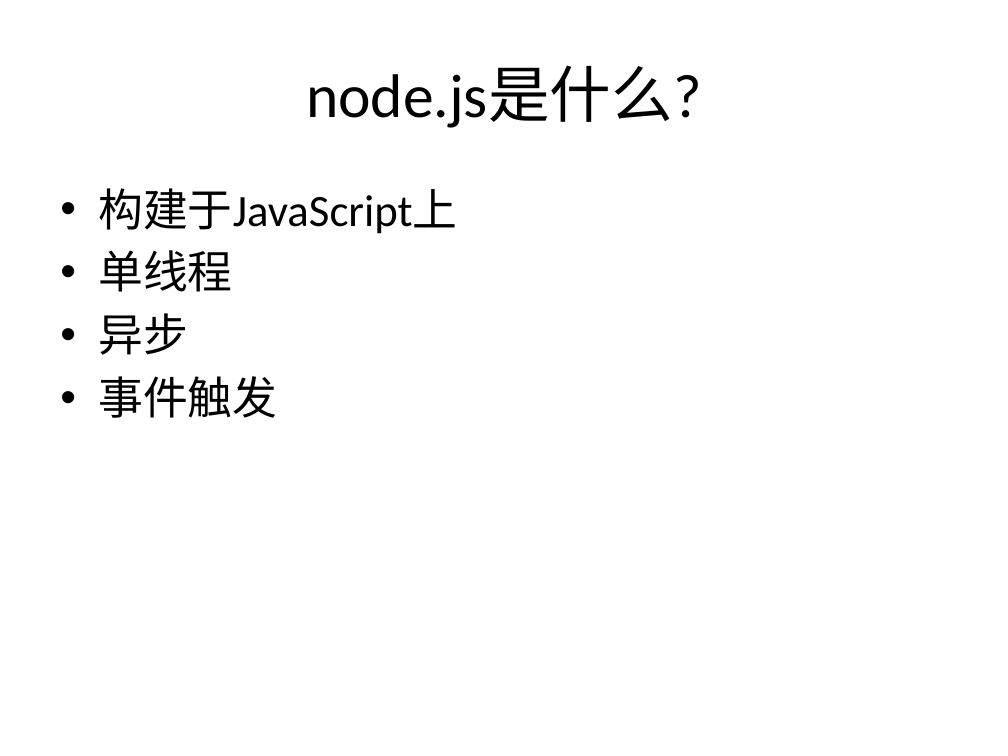
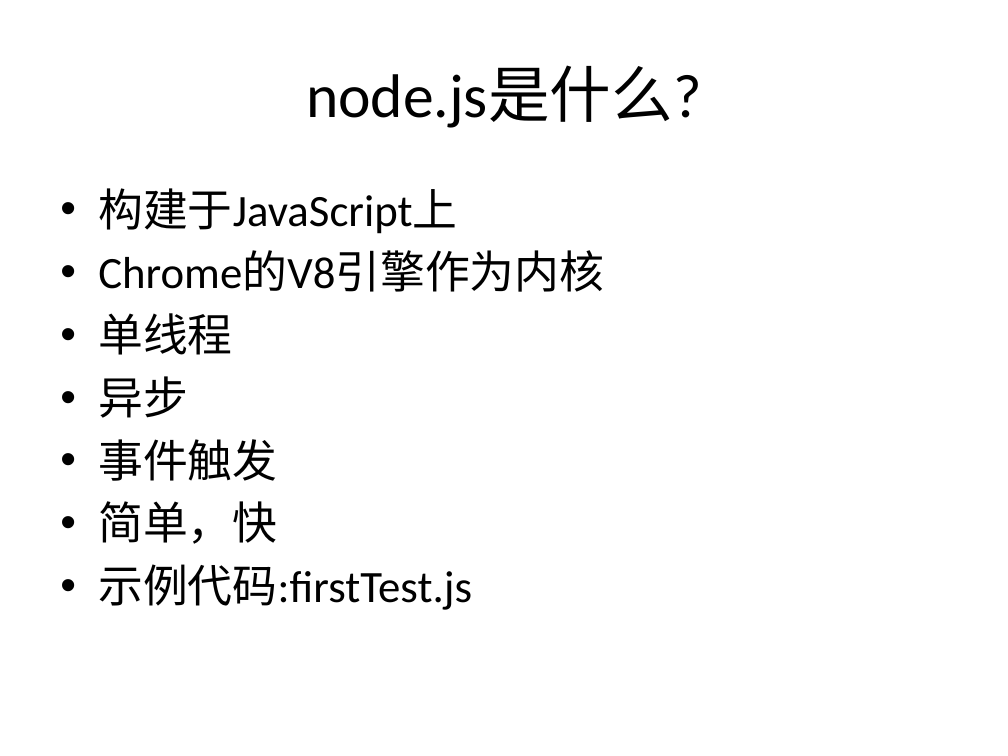
Before and after one commit to JamCode/nodePresentation, a slide deck: slide 2 of 演示文稿2.pptx. Drawn at 1008x756 pixels with LibreOffice and Linux fonts; fonts in the diff are those of the drawing. Boxes give left, top, right and bottom in pixels: in the first picture for what was removed or moved away, otherwise in the second. Text is boxed around its words. In the diff, an @@ line names an element or a change of style, - is before the commit and + after.

```diff
--- a/演示文稿2.pptx
+++ b/演示文稿2.pptx
@@ text at <box>98,251,604,292</box>: paragraph added @@
+• Chrome的V8引擎作为内核
@@ text at <box>98,501,472,610</box>: paragraphs added @@
+• 简单，快
+• 示例代码:firstTest.js
```
Also in this commit, not shown: 13 slides added, 25 other files.
